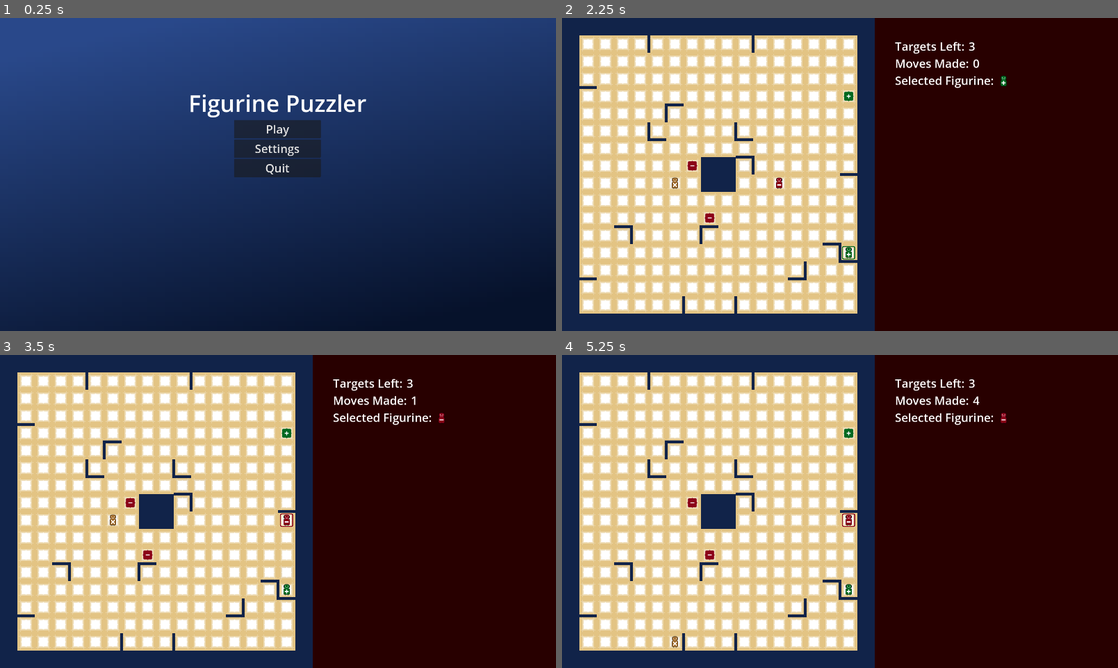
Above: before the commit, frames 1-4 (two rows, left to right).
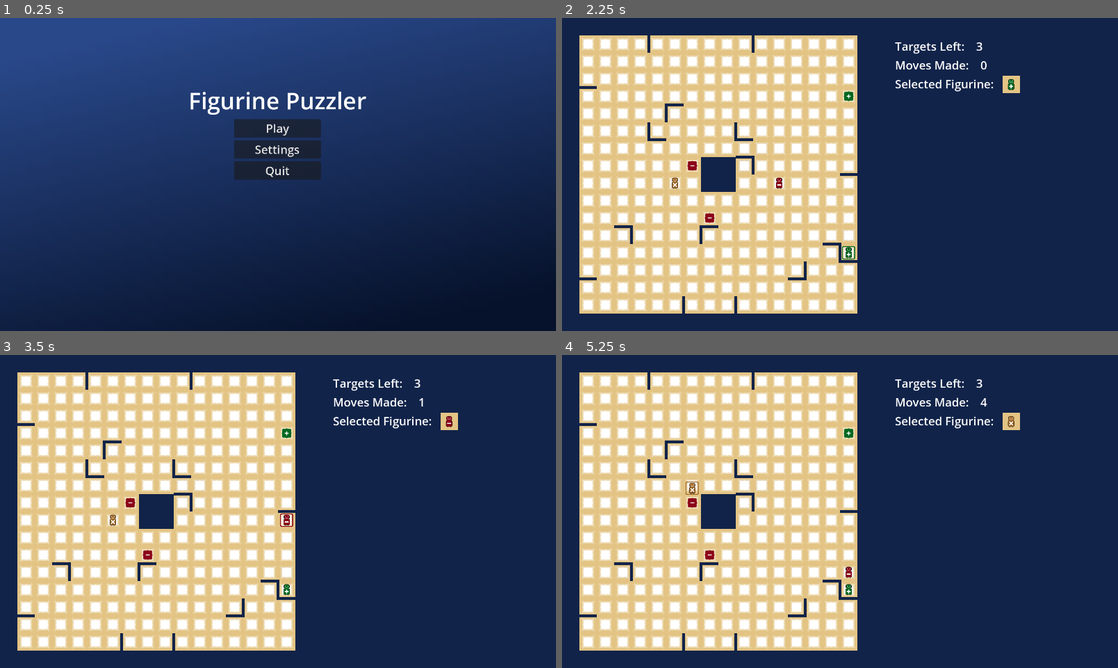
Above: after the commit, the same moments.

Repository: ftschirpke/FigurinePuzzleGame
Game: Godot game, scene res://screens/main_screen.tscn
Same seed, same stepped clock (60 frames per second), same inputs: the game is played once before the commit and once after it.
Inputs (mouse positions are in pixels of both pictures, inside the frame that each line leads up to):
- Up to frame 1 (0.25 s): no input
- Up to frame 2 (2.25 s): click "Settings" at 0.5 s; click "Main Menu" at 1.25 s; click "Play" at 2 s
- Up to frame 3 (3.5 s): tap Enter at 2.75 s; move the mouse to (400, 495) at 2.77 s; hold Right (mvright) from 2.78 s (still down); hold Tab (switch_figurine) from 2.78 s (still down)
- Up to frame 4 (5.25 s): tap Space at 3.5, 5 s; move the mouse to (728, 527) at 3.52 s; release Right (mvright) at 3.53 s; release Tab (switch_figurine) at 3.53 s; hold S (mvdown) 3.53-4.28 s; tap Tab (switch_figurine) at 3.6, 5.1 s; tap Enter at 4.25 s; move the mouse to (895, 442) at 4.27 s; hold Right (mvright) 4.28-5.03 s; hold Tab (switch_figurine) 4.28-5.03 s; move the mouse to (812, 574) at 5.02 s; hold Up (mvup) from 5.03 s (still down)

The runs differ from the first frame. In frame 1, 1.3% of the frame differs, in the area x 34-66%, y 23-52%; in frame 2, 44%; in frame 3, 44%; in frame 4, 44%, in the area x 19-100%, y 0-100%.
Error after the commit: Invalid type in function '_set_screen_resolution' in base 'Node (settings.gd)'. Cannot convert argument 1 from Nil to int. (res://settings.gd:81)

Commit message:
feat: saving settings, better settings description

Diff:
--- a/assets/ui_theme.tres
+++ b/assets/ui_theme.tres
@@ -3,9 +3,13 @@
 [resource]
 default_font_size = 24
 Button/font_sizes/font_size = 40
+GridContainer/constants/h_separation = 10
+GridContainer/constants/v_separation = 10
+HBoxContainer/constants/separation = 30
 Label/font_sizes/font_size = 40
 MarginContainer/constants/margin_bottom = 70
 MarginContainer/constants/margin_left = 70
 MarginContainer/constants/margin_right = 70
 MarginContainer/constants/margin_top = 70
 OptionButton/font_sizes/font_size = 40
+VBoxContainer/constants/separation = 10
--- a/characters/figurine.gd
+++ b/characters/figurine.gd
@@ -1,7 +1,8 @@
 extends Sprite2D
 
+@onready var speed: int = Settings.figurine_speed * 60
+
 @export var id: int
-@export var speed: int = 12000
 
 var selected: bool = false
 var moving: bool = false
--- a/levels/Level.tscn
+++ b/levels/Level.tscn
@@ -10,7 +10,7 @@
 [sub_resource type="Gradient" id="Gradient_bjjju"]
 interpolation_mode = 1
 offsets = PackedFloat32Array(0.681416)
-colors = PackedColorArray(0.160784, 0, 0, 1)
+colors = PackedColorArray(0.0666667, 0.137255, 0.286275, 1)
 
 [sub_resource type="GradientTexture1D" id="GradientTexture1D_87i67"]
 gradient = SubResource("Gradient_bjjju")
@@ -162,6 +162,12 @@
 [node name="Control" type="Control" parent="MarginContainer/VBox/SelectedFigurineContainer"]
 layout_mode = 2
 
+[node name="ColorRect" type="ColorRect" parent="MarginContainer/VBox/SelectedFigurineContainer/Control"]
+layout_mode = 0
+offset_right = 60.0
+offset_bottom = 60.0
+color = Color(0.890196, 0.768627, 0.517647, 1)
+
 [node name="SelectedFigurine" type="Sprite2D" parent="MarginContainer/VBox/SelectedFigurineContainer/Control"]
 position = Vector2(30, 30)
 texture = ExtResource("5_fjqjd")
--- a/project.godot
+++ b/project.godot
@@ -18,11 +18,14 @@
 run/size/viewport_height=1620
 run/size/viewport_width=2880
 
+[autoload]
+
+Settings="*res://settings.gd"
+
 [display]
 
 window/size/viewport_width=1920
 window/size/viewport_height=1080
-window/size/mode=3
 window/stretch/mode="viewport"
 window/stretch/aspect="expand"
 
--- a/screens/GameplaySettings.gd
+++ /dev/null
@@ -1,6 +0,0 @@
-extends GridContainer
-
-@onready var move_speed_value_label: Label = $FigurineMoveSpeedValueLabel
-
-func _on_figurine_move_speed_slider_value_changed(value: float) -> void:
-    move_speed_value_label.text = str(value)
--- a/screens/SettingsMenu.gd
+++ /dev/null
@@ -1,16 +0,0 @@
-extends HBoxContainer
-
-@onready var screen_mode_description: Label = $SettingsDescriptions/ScreenModeDescription
-@onready var aspect_ratio_description: Label = $SettingsDescriptions/AspectRatioDescription
-
-func _on_screen_mode_mouse_entered() -> void:
-    screen_mode_description.visible = true
-
-func _on_screen_mode_mouse_exited() -> void:
-    screen_mode_description.visible = false
-
-func _on_aspect_ratio_mouse_entered() -> void:
-    aspect_ratio_description.visible = true
-
-func _on_aspect_ratio_mouse_exited() -> void:
-    aspect_ratio_description.visible = false
--- /dev/null
+++ b/screens/gameplay_settings.gd
@@ -0,0 +1,12 @@
+extends GridContainer
+
+@onready var move_speed_value_label: Label = $FigurineSpeedValue/FigurineSpeedValueLabel
+@onready var move_speed_slider: HSlider = $FigurineSpeedValue/FigurineSpeedSlider
+
+func _ready() -> void:
+    move_speed_slider.value = Settings.figurine_speed
+    move_speed_value_label.text = str(Settings.figurine_speed)
+
+func _on_figurine_move_speed_slider_value_changed(value: float) -> void:
+    Settings.figurine_speed = value
+    move_speed_value_label.text = str(value)
--- a/screens/main_screen.tscn
+++ b/screens/main_screen.tscn
@@ -1,9 +1,17 @@
-[gd_scene load_steps=5 format=3 uid="uid://6xqa0gfcxm8j"]
+[gd_scene load_steps=6 format=3 uid="uid://6xqa0gfcxm8j"]
 
 [ext_resource type="Theme" uid="uid://ctbox2lr6umai" path="res://assets/ui_theme.tres" id="1_ltgfb"]
 [ext_resource type="PackedScene" uid="uid://dbymyrhou3o5x" path="res://user_interface/ui_background.tscn" id="2_y7kps"]
 [ext_resource type="PackedScene" uid="uid://el4iqjqvdch5" path="res://user_interface/change_scene_button.tscn" id="3_gg6av"]
 [ext_resource type="PackedScene" uid="uid://b4k72m7v08ql0" path="res://user_interface/quit_button.tscn" id="4_g1dom"]
+
+[sub_resource type="GDScript" id="GDScript_lbbwb"]
+script/source = "extends Control
+
+func _ready() -> void:
+    if not Settings.file_found:
+        Settings.determine_default_values()
+"
 
 [node name="MainScreen" type="Control"]
 layout_mode = 3
@@ -13,6 +21,7 @@
 grow_horizontal = 2
 grow_vertical = 2
 theme = ExtResource("1_ltgfb")
+script = SubResource("GDScript_lbbwb")
 
 [node name="Background" parent="." instance=ExtResource("2_y7kps")]
 layout_mode = 1
--- a/screens/settings_screen.tscn
+++ b/screens/settings_screen.tscn
@@ -1,12 +1,12 @@
-[gd_scene load_steps=8 format=3 uid="uid://fqwdklrh0vmr"]
+[gd_scene load_steps=8 format=3]
 
 [ext_resource type="Theme" uid="uid://ctbox2lr6umai" path="res://assets/ui_theme.tres" id="1_puwdp"]
 [ext_resource type="PackedScene" uid="uid://dbymyrhou3o5x" path="res://user_interface/ui_background.tscn" id="2_t01c0"]
 [ext_resource type="PackedScene" uid="uid://b4k72m7v08ql0" path="res://user_interface/quit_button.tscn" id="3_e3h0d"]
-[ext_resource type="Script" path="res://screens/SettingsMenu.gd" id="3_g0jso"]
 [ext_resource type="Script" path="res://screens/video_settings.gd" id="4_2dpqc"]
 [ext_resource type="PackedScene" uid="uid://el4iqjqvdch5" path="res://user_interface/change_scene_button.tscn" id="4_afnu8"]
-[ext_resource type="Script" path="res://screens/GameplaySettings.gd" id="7_6tjhf"]
+[ext_resource type="Script" path="res://user_interface/settings/setting_hoverable.gd" id="6_ffag6"]
+[ext_resource type="Script" path="res://screens/gameplay_settings.gd" id="7_6tjhf"]
 
 [node name="SettingsScreen" type="Control"]
 layout_mode = 3
@@ -38,7 +38,7 @@
 
 [node name="SettingsMenu" type="HBoxContainer" parent="MarginContainer/VBoxContainer"]
 layout_mode = 2
-script = ExtResource("3_g0jso")
+theme_override_constants/separation = 40
 
 [node name="SettingsCategories" type="VBoxContainer" parent="MarginContainer/VBoxContainer/SettingsMenu"]
 layout_mode = 2
@@ -56,6 +56,7 @@
 layout_mode = 2
 
 [node name="SettingsValues" type="VBoxContainer" parent="MarginContainer/VBoxContainer/SettingsMenu"]
+custom_minimum_size = Vector2(900, 0)
 layout_mode = 2
 
 [node name="VideoSettings" type="GridContainer" parent="MarginContainer/VBoxContainer/SettingsMenu/SettingsValues"]
@@ -63,11 +64,14 @@
 columns = 2
 script = ExtResource("4_2dpqc")
 
-[node name="ScreenModeLabel" type="Label" parent="MarginContainer/VBoxContainer/SettingsMenu/SettingsValues/VideoSettings"]
+[node name="ScreenModeLabel" type="Label" parent="MarginContainer/VBoxContainer/SettingsMenu/SettingsValues/VideoSettings" node_paths=PackedStringArray("description_label")]
 layout_mode = 2
-text = "Mode"
+size_flags_horizontal = 3
+text = "Display Mode"
+script = ExtResource("6_ffag6")
+description_label = NodePath("../../../SettingsDescriptions/ScreenModeDescription")
 
-[node name="ScreenModeButton" type="OptionButton" parent="MarginContainer/VBoxContainer/SettingsMenu/SettingsValues/VideoSettings"]
+[node name="ScreenModeButton" type="OptionButton" parent="MarginContainer/VBoxContainer/SettingsMenu/SettingsValues/VideoSettings" node_paths=PackedStringArray("description_label")]
 layout_mode = 2
 item_count = 4
 popup/item_0/text = "Fullscreen"
@@ -78,37 +82,57 @@
 popup/item_2/id = 2
 popup/item_3/text = "Borderless Windowed"
 popup/item_3/id = 3
+script = ExtResource("6_ffag6")
+description_label = NodePath("../../../SettingsDescriptions/ScreenModeDescription")
 
-[node name="AspectRatioLabel" type="Label" parent="MarginContainer/VBoxContainer/SettingsMenu/SettingsValues/VideoSettings"]
+[node name="ScreenResolutionLabel" type="Label" parent="MarginContainer/VBoxContainer/SettingsMenu/SettingsValues/VideoSettings" node_paths=PackedStringArray("description_label")]
 layout_mode = 2
-text = "Aspect Ratio"
+size_flags_horizontal = 3
+text = "Resolution"
+script = ExtResource("6_ffag6")
+description_label = NodePath("../../../SettingsDescriptions/ScreenResolutionDescription")
 
-[node name="AspectRatioButton" type="OptionButton" parent="MarginContainer/VBoxContainer/SettingsMenu/SettingsValues/VideoSettings"]
+[node name="ScreenResolutionButton" type="OptionButton" parent="MarginContainer/VBoxContainer/SettingsMenu/SettingsValues/VideoSettings" node_paths=PackedStringArray("description_label")]
 layout_mode = 2
+script = ExtResource("6_ffag6")
+description_label = NodePath("../../../SettingsDescriptions/ScreenResolutionDescription")
 
 [node name="GameplaySettings" type="GridContainer" parent="MarginContainer/VBoxContainer/SettingsMenu/SettingsValues"]
 layout_mode = 2
-columns = 3
+columns = 2
 script = ExtResource("7_6tjhf")
 
-[node name="FigurineMoveSpeedLabel" type="Label" parent="MarginContainer/VBoxContainer/SettingsMenu/SettingsValues/GameplaySettings"]
+[node name="FigurineSpeedLabel" type="Label" parent="MarginContainer/VBoxContainer/SettingsMenu/SettingsValues/GameplaySettings" node_paths=PackedStringArray("description_label")]
 layout_mode = 2
-text = "Figurine Speed: "
+size_flags_horizontal = 3
+text = "Figurine Speed"
+script = ExtResource("6_ffag6")
+description_label = NodePath("../../../SettingsDescriptions/FigurineSpeedDescription")
 
-[node name="FigurineMoveSpeedValueLabel" type="Label" parent="MarginContainer/VBoxContainer/SettingsMenu/SettingsValues/GameplaySettings"]
+[node name="FigurineSpeedValue" type="HBoxContainer" parent="MarginContainer/VBoxContainer/SettingsMenu/SettingsValues/GameplaySettings"]
 layout_mode = 2
-text = "600"
+size_flags_horizontal = 3
+
+[node name="FigurineSpeedValueLabel" type="Label" parent="MarginContainer/VBoxContainer/SettingsMenu/SettingsValues/GameplaySettings/FigurineSpeedValue" node_paths=PackedStringArray("description_label")]
+custom_minimum_size = Vector2(80, 0)
+layout_mode = 2
+text = "10"
 horizontal_alignment = 2
+script = ExtResource("6_ffag6")
+description_label = NodePath("../../../../SettingsDescriptions/FigurineSpeedDescription")
 
-[node name="FigurineMoveSpeedSlider" type="HSlider" parent="MarginContainer/VBoxContainer/SettingsMenu/SettingsValues/GameplaySettings"]
+[node name="FigurineSpeedSlider" type="HSlider" parent="MarginContainer/VBoxContainer/SettingsMenu/SettingsValues/GameplaySettings/FigurineSpeedValue" node_paths=PackedStringArray("description_label")]
 layout_mode = 2
 size_flags_horizontal = 3
 size_flags_vertical = 4
-min_value = 100.0
-max_value = 10000.0
-step = 50.0
-value = 600.0
+min_value = 4.0
+max_value = 200.0
+value = 10.0
 exp_edit = true
+rounded = true
+ticks_on_borders = true
+script = ExtResource("6_ffag6")
+description_label = NodePath("../../../../SettingsDescriptions/FigurineSpeedDescription")
 
 [node name="SettingsDescriptions" type="VBoxContainer" parent="MarginContainer/VBoxContainer/SettingsMenu"]
 layout_mode = 2
@@ -118,22 +142,48 @@
 visible = false
 layout_mode = 2
 theme_override_font_sizes/font_size = 24
-text = "Fullscreen: Game fills the whole screen (exclusive)
-Borderless Fullscreen: Game fills the whole screen (non-exclusive)
-Windowed: Play the game in a window
-Borderless Windowed: Play the game in a borderless window"
+text = "Fullscreen:
+Game fills the whole screen (exclusive)
 
-[node name="AspectRatioDescription" type="Label" parent="MarginContainer/VBoxContainer/SettingsMenu/SettingsDescriptions"]
+Borderless Fullscreen:
+Fullscreen but non-exclusive
+
+Windowed:
+Play the game in a window
+
+Borderless Windowed:
+Play the game in a borderless window
+
+Default value: Fullscreen"
+autowrap_mode = 2
+
+[node name="ScreenResolutionDescription" type="Label" parent="MarginContainer/VBoxContainer/SettingsMenu/SettingsDescriptions"]
 visible = false
 layout_mode = 2
 theme_override_font_sizes/font_size = 24
-text = "Caution: This game is designed for screen with an 16:9 aspect ratio with the resolution 1920x1080 in mind. While other resolutions and aspect ratios work, they might not look nearly as good. Especially lower resolutions will lead to a great reduction in quality."
+text = "When you are playing windowed, you can set the resolution of the window. When in fullscreen mode, the game automatically chooses the native resolution of your screen.
+
+Caution: This game is designed for an aspect ratio of 16:9 with the resolution 1920x1080 in mind. While other resolutions and aspect ratios are supported, they might not look nearly as good. Lower Resolution are especially affected by this decrease in graphics quality.
+
+Default value: 1600x900 for windowed, native screen resolution for fullscreen"
 autowrap_mode = 2
 
+[node name="FigurineSpeedDescription" type="Label" parent="MarginContainer/VBoxContainer/SettingsMenu/SettingsDescriptions"]
+visible = false
+layout_mode = 2
+theme_override_font_sizes/font_size = 24
+text = "Set the speed at which the figurines move across the board.
+
+The speed value equals the amount of tiles a figurine can move over per second.
+With a speed of 10, a figurine moves over 10 tiles per second or 1 tile every 0.1 seconds.
+
+Default value: 10"
+autowrap_mode = 3
+
 [connection signal="item_selected" from="MarginContainer/VBoxContainer/SettingsMenu/SettingsValues/VideoSettings/ScreenModeButton" to="MarginContainer/VBoxContainer/SettingsMenu/SettingsValues/VideoSettings" method="_on_screen_mode_button_item_selected"]
-[connection signal="mouse_entered" from="MarginContainer/VBoxContainer/SettingsMenu/SettingsValues/VideoSettings/ScreenModeButton" to="MarginContainer/VBoxContainer/SettingsMenu" method="_on_screen_mode_mouse_entered"]
-[connection signal="mouse_exited" from="MarginContainer/VBoxContainer/SettingsMenu/SettingsValues/VideoSettings/ScreenModeButton" to="MarginContainer/VBoxContainer/SettingsMenu" method="_on_screen_mode_mouse_exited"]
-[connection signal="item_selected" from="MarginContainer/VBoxContainer/SettingsMenu/SettingsValues/VideoSettings/AspectRatioButton" to="MarginContainer/VBoxContainer/SettingsMenu/SettingsValues/VideoSettings" method="_on_aspect_ratio_button_item_selected"]
-[connection signal="mouse_entered" from="MarginContainer/VBoxContainer/SettingsMenu/SettingsValues/VideoSettings/AspectRatioButton" to="MarginContainer/VBoxContainer/SettingsMenu" method="_on_aspect_ratio_mouse_entered"]
-[connection signal="mouse_exited" from="MarginContainer/VBoxContainer/SettingsMenu/SettingsValues/VideoSettings/AspectRatioButton" to="MarginContainer/VBoxContainer/SettingsMenu" method="_on_aspect_ratio_mouse_exited"]
-[connection signal="value_changed" from="MarginContainer/VBoxContainer/SettingsMenu/SettingsValues/GameplaySettings/FigurineMoveSpeedSlider" to="MarginContainer/VBoxContainer/SettingsMenu/SettingsValues/GameplaySettings" method="_on_figurine_move_speed_slider_value_changed"]
+[connection signal="item_selected" from="MarginContainer/VBoxContainer/SettingsMenu/SettingsValues/VideoSettings/ScreenResolutionButton" to="MarginContainer/VBoxContainer/SettingsMenu/SettingsValues/VideoSettings" method="_on_screen_resolution_button_item_selected"]
+[connection signal="mouse_entered" from="MarginContainer/VBoxContainer/SettingsMenu/SettingsValues/VideoSettings/ScreenResolutionButton" to="MarginContainer/VBoxContainer/SettingsMenu" method="_on_mouse_entered_setting" binds= ["ScreenResolution"]]
+[connection signal="mouse_exited" from="MarginContainer/VBoxContainer/SettingsMenu/SettingsValues/VideoSettings/ScreenResolutionButton" to="MarginContainer/VBoxContainer/SettingsMenu" method="_on_mouse_exited_setting" binds= ["ScreenResolution"]]
+[connection signal="mouse_entered" from="MarginContainer/VBoxContainer/SettingsMenu/SettingsValues/GameplaySettings/FigurineSpeedValue/FigurineSpeedSlider" to="MarginContainer/VBoxContainer/SettingsMenu" method="_on_mouse_entered_setting" binds= ["FigurineSpeed"]]
+[connection signal="mouse_exited" from="MarginContainer/VBoxContainer/SettingsMenu/SettingsValues/GameplaySettings/FigurineSpeedValue/FigurineSpeedSlider" to="MarginContainer/VBoxContainer/SettingsMenu" method="_on_mouse_exited_setting" binds= ["FigurineSpeed"]]
+[connection signal="value_changed" from="MarginContainer/VBoxContainer/SettingsMenu/SettingsValues/GameplaySettings/FigurineSpeedValue/FigurineSpeedSlider" to="MarginContainer/VBoxContainer/SettingsMenu/SettingsValues/GameplaySettings" method="_on_figurine_move_speed_slider_value_changed"]
--- a/screens/video_settings.gd
+++ b/screens/video_settings.gd
@@ -1,86 +1,43 @@
 extends GridContainer
 
-@onready var viewport: Viewport = get_viewport()
-@onready var window: Window = get_viewport().get_window()
-
-@onready var aspect_ratio_button: OptionButton = $AspectRatioButton
+@onready var screen_resolution_button: OptionButton = $ScreenResolutionButton
 @onready var screen_mode_button: OptionButton = $ScreenModeButton
 
-var aspect_ratios: Dictionary = {
-     0: Vector2(1024,  768),
-     1: Vector2(1280,  720),
-     2: Vector2(1280,  800),
-     3: Vector2(1360,  768),
-     4: Vector2(1366,  768),
-     5: Vector2(1440,  900),
-     6: Vector2(1600,  900),
-     7: Vector2(1680, 1050),
-     8: Vector2(1920, 1080),
-     9: Vector2(1920, 1200),
-    10: Vector2(2560, 1080),
-    11: Vector2(2560, 1440),
-    12: Vector2(2560, 1600),
-    13: Vector2(3440, 1440),
-    14: Vector2(3840, 2160),
-}
-
+var screen_size: Vector2
 var screen_size_id: int
 var last_windowed_size_id: int = 6
 
 func _ready() -> void:
-    var screen_size: Vector2 = DisplayServer.screen_get_size()
+    screen_size = DisplayServer.screen_get_size()
 
-    var current_ratio: Vector2 = viewport.size
-
-    var ratio: Vector2
-    for id in aspect_ratios:
-        ratio = aspect_ratios.get(id)
-        aspect_ratio_button.add_item(str(ratio.x) + "x" + str(ratio.y), id)
-        if ratio == current_ratio:
-            aspect_ratio_button.select(id)
-        if ratio == screen_size:
+    var resolution: Vector2
+    for id in Settings.screen_resolutions:
+        resolution = Settings.screen_resolutions.get(id)
+        screen_resolution_button.add_item(str(resolution.x) + "x" + str(resolution.y), id)
+        if resolution == screen_size:
             screen_size_id = id
 
-    var screen_mode_id: int
+    screen_resolution_button.select(Settings.screen_resolution_id)
+    _on_screen_resolution_button_item_selected(Settings.screen_resolution_id)
 
-    if window.mode == Window.MODE_EXCLUSIVE_FULLSCREEN:
-        screen_mode_id = 0
-    elif window.mode == Window.MODE_FULLSCREEN:
-        screen_mode_id = 1
-    elif window.mode == Window.MODE_WINDOWED:
-        var borderless: bool = window.borderless
-        screen_mode_id = 2 + int(borderless)
-    screen_mode_button.select(screen_mode_id)
-    _on_screen_mode_button_item_selected(screen_mode_id)
+    screen_mode_button.select(Settings.screen_mode_id)
+    _on_screen_mode_button_item_selected(Settings.screen_mode_id)
 
-func _on_aspect_ratio_button_item_selected(index: int) -> void:
-    viewport.size = aspect_ratios[index]
+func _on_screen_resolution_button_item_selected(index: int) -> void:
+    Settings.screen_resolution_id = index
 
 func _on_screen_mode_button_item_selected(index: int) -> void:
-    var borderless: bool = bool(index % 2)
+    var was_windowed_before: bool = get_viewport().get_window().mode == Window.MODE_WINDOWED
     var fullscreen: bool = index < 2
 
+    Settings.screen_mode_id = index
+
     if fullscreen:
-        if window.mode == Window.MODE_WINDOWED:
-            last_windowed_size_id = aspect_ratio_button.selected
-        aspect_ratio_button.select(screen_size_id)
-        aspect_ratio_button.disabled = true
-        if borderless:
-            window.mode = Window.MODE_FULLSCREEN
-        else:
-            window.mode = Window.MODE_EXCLUSIVE_FULLSCREEN
+        if was_windowed_before:
+            last_windowed_size_id = screen_resolution_button.selected
+        screen_resolution_button.select(screen_size_id)
+        screen_resolution_button.disabled = true
     else:
-        aspect_ratio_button.disabled = false
-        var was_windowed_before: bool = window.mode == Window.MODE_WINDOWED
-        window.mode = Window.MODE_WINDOWED
-        window.borderless = borderless
+        screen_resolution_button.disabled = false
         if not was_windowed_before:
-            aspect_ratio_button.select(last_windowed_size_id)
-            viewport.size = aspect_ratios[last_windowed_size_id]
-
-func _on_screen_mode_mouse_entered() -> void:
-    pass # Replace with function body.
-
-
-func _on_screen_mode_mouse_exited() -> void:
-    pass # Replace with function body.
+            screen_resolution_button.select(last_windowed_size_id)
--- /dev/null
+++ b/settings.gd
@@ -0,0 +1,131 @@
+extends Node
+
+@onready var settings_file: String = "user://settings.dat"
+
+@onready var viewport: Viewport = get_viewport()
+@onready var window: Window = get_viewport().get_window()
+
+var file_found: bool = false
+
+# gameplay settings
+var figurine_speed: int = 10
+
+# video settings
+var screen_mode_id: int = -1:
+    set = _set_screen_mode
+var screen_resolution_id: int = -1:
+    set = _set_screen_resolution
+
+var last_windowed_size_id: int = 6
+
+var screen_resolutions: Dictionary = {
+     0: Vector2(1024,  768),
+     1: Vector2(1280,  720),
+     2: Vector2(1280,  800),
+     3: Vector2(1360,  768),
+     4: Vector2(1366,  768),
+     5: Vector2(1440,  900),
+     6: Vector2(1600,  900),
+     7: Vector2(1680, 1050),
+     8: Vector2(1920, 1080),
+     9: Vector2(1920, 1200),
+    10: Vector2(2560, 1080),
+    11: Vector2(2560, 1440),
+    12: Vector2(2560, 1600),
+    13: Vector2(3440, 1440),
+    14: Vector2(3840, 2160),
+}
+
+func _set_screen_resolution(id: int) -> void:
+    if id < 0:
+        print("Error: screen resolution < 0")
+        return
+    if id == screen_resolution_id:
+        return
+    screen_resolution_id = id
+    viewport.size = screen_resolutions[id]
+    if window.mode == Window.MODE_WINDOWED:
+        last_windowed_size_id = id
+
+func _set_screen_mode(id: int) -> void:
+    if id < 0:
+        print("Error: screen mode < 0")
+        return
+    if id == screen_mode_id:
+        return
+    screen_mode_id = id
+
+    var borderless: bool = bool(id % 2)
+    var fullscreen: bool = id < 2
+
+    if fullscreen:
+        if borderless:
+            window.mode = Window.MODE_FULLSCREEN
+        else:
+            window.mode = Window.MODE_EXCLUSIVE_FULLSCREEN
+    else:
+        var was_windowed_before: bool = window.mode == Window.MODE_WINDOWED
+        window.mode = Window.MODE_WINDOWED
+        window.borderless = borderless
+        if not was_windowed_before:
+            screen_resolution_id = last_windowed_size_id
+
+func _ready() -> void:
+    load_settings()
+    if not file_found:
+        determine_default_values()
+
+func determine_default_values() -> void:
+    var current_resolution: Vector2 = viewport.size
+
+    screen_resolution_id = screen_resolutions.find_key(current_resolution)
+
+    if window.mode == Window.MODE_EXCLUSIVE_FULLSCREEN:
+        screen_mode_id = 0
+    elif window.mode == Window.MODE_FULLSCREEN:
+        screen_mode_id = 1
+    elif window.mode == Window.MODE_WINDOWED:
+        screen_mode_id = 2 + int(window.borderless)
+
+func load_settings() -> void:
+    file_found = FileAccess.file_exists(settings_file)
+    if not file_found:
+        return
+    var file: FileAccess = FileAccess.open(settings_file, FileAccess.READ)
+    var data: Dictionary = file.get_var()
+    file.close()
+
+    extract_gameplay_settings(data["gameplay"])
+    extract_video_settings(data["video"])
+
+func save_settings() -> void:
+    var data: Dictionary = {
+        "gameplay": create_gameplay_settings(),
+        "video": create_video_settings(),
+    }
+
+    var file: FileAccess = FileAccess.open(settings_file, FileAccess.WRITE)
+    file.store_var(data)
+    file.close()
+
+func extract_gameplay_settings(gameplay_settings: Dictionary) -> void:
+    figurine_speed = gameplay_settings["figurine_speed"]
+
+func create_gameplay_settings() -> Dictionary:
+    return {
+        "figurine_speed": figurine_speed,
+    }
+
+func extract_video_settings(video_settings: Dictionary) -> void:
+    # CAREFUL: order of resolution and mode is important!
+    screen_resolution_id = video_settings["screen_resolution_id"]
+    screen_mode_id = video_settings["screen_mode_id"]
+
+    last_windowed_size_id = video_settings["last_windowed_size_id"]
+
+func create_video_settings() -> Dictionary:
+    return {
+        "screen_mode_id": screen_mode_id,
+        "screen_resolution_id": screen_resolution_id,
+        "last_windowed_size_id": last_windowed_size_id,
+    }
--- a/user_interface/quit_button.gd
+++ b/user_interface/quit_button.gd
@@ -3,4 +3,5 @@
 @onready var scene_tree: SceneTree = get_tree()
 
 func _on_pressed() -> void:
+    Settings.save_settings()
     scene_tree.quit()
--- /dev/null
+++ b/user_interface/settings/setting_hoverable.gd
@@ -0,0 +1,16 @@
+extends Control
+
+@export var description_label: Label
+
+func _init() -> void:
+    mouse_filter = Control.MOUSE_FILTER_STOP
+
+func _ready() -> void:
+    mouse_entered.connect(_on_mouse_entered)
+    mouse_exited.connect(_on_mouse_exited)
+
+func _on_mouse_entered() -> void:
+    description_label.visible = true
+
+func _on_mouse_exited() -> void:
+    description_label.visible = false
